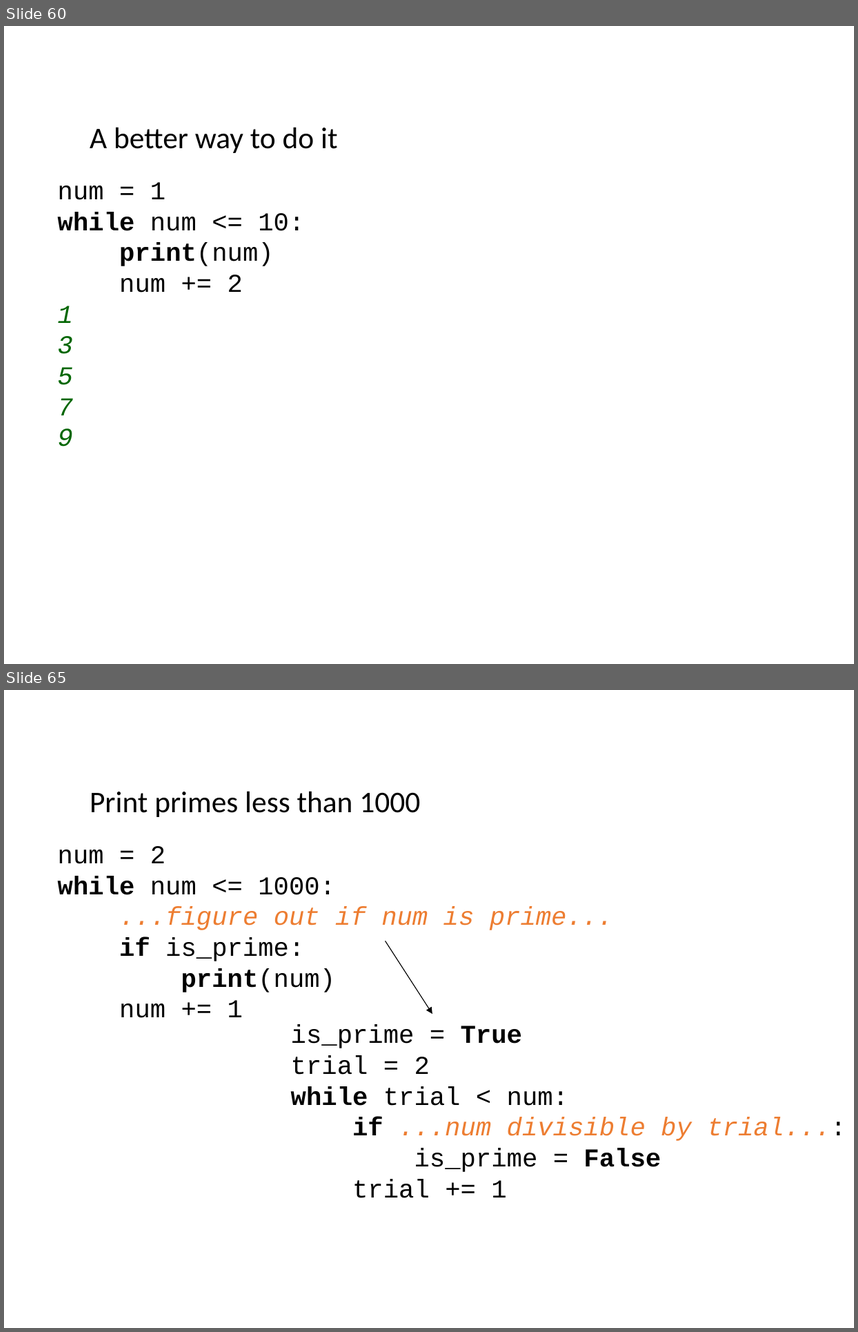
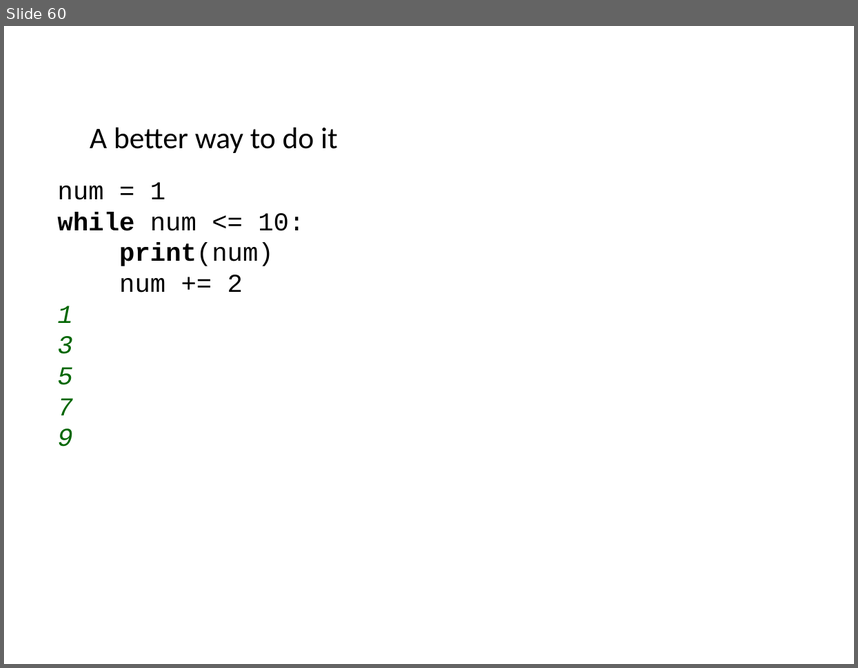
Before and after one commit to ncasuk/ncas-isc, a slide deck: python/presentations/restructured_learning_python/03_flow_and_bool_operators.pptx. Shown one above the other, each under a label of ours: slides 60 and 65 before the commit, slide 60 after it; the slides between them are not shown. The pictures are 858x1332 and 858x668 pixels, drawn with LibreOffice and Linux fonts; fonts in the diff are those of the drawing; background and template pictures are left out. Boxes give left, top, right and bottom in pixels: in the first picture for what was removed or moved away, otherwise in the second. Text is boxed around its words. In the diff, an @@ line names an element or a change of style, - is before the commit and + after.

```diff
--- a/python/presentations/restructured_learning_python/03_flow_and_bool_operators.pptx
+++ b/python/presentations/restructured_learning_python/03_flow_and_bool_operators.pptx
@@ slide 65 removed at (4,690,854,1328), background picture (left out) @@
@@ text removed at (90,791,420,817) @@
-Print primes less than 1000
@@ text removed at (58,846,613,1018) @@
-num = 2
-while num <= 1000:
-...figure out if num is prime...
-if is_prime:
-print(num)
-num += 1
@@ arrow removed from (385, 940) to (433, 1014) @@
@@ text removed at (291,1025,692,1198) @@
-is_prime = True
-trial = 2
-while trial < num:
-if ...num divisible by trial...:
-is_prime = False
-trial += 1
```
Also in this commit, not shown: 25 other slides removed, 5 other files.
